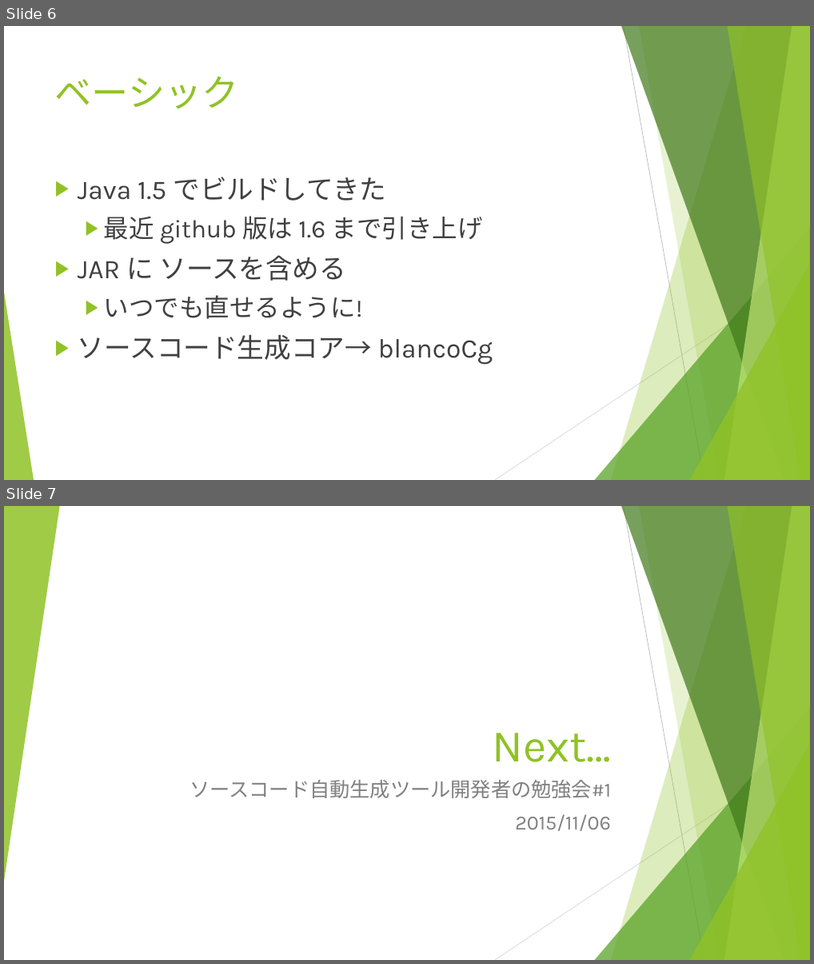
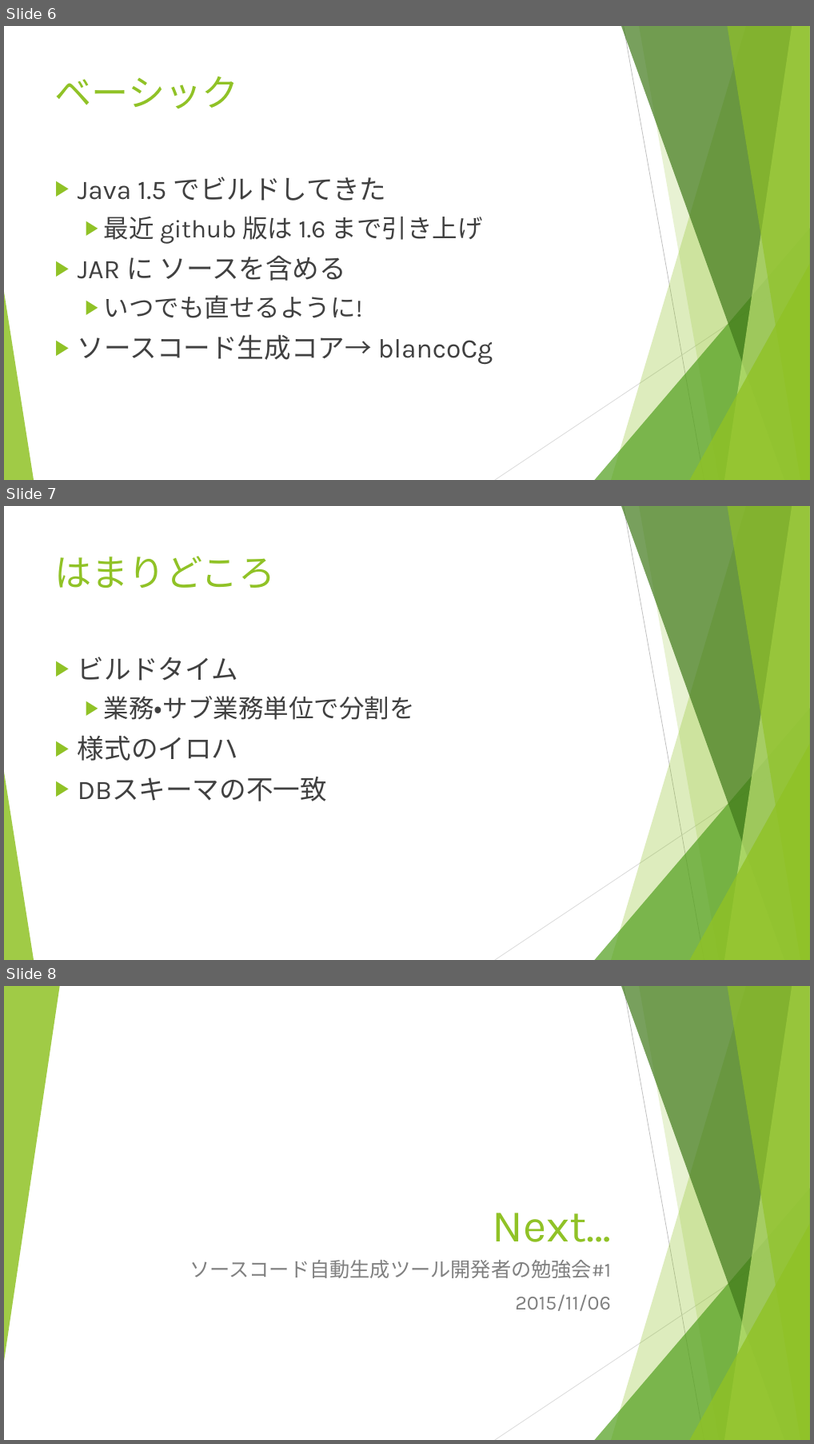
Before and after one commit to igapyon/docs, a slide deck: ppt/codegendev-blancofw.pptx. Shown one above the other, each under a label of ours: slides 6 and 7 before the commit, slides 6, 7 and 8 after it. The pictures are 814x964 and 814x1444 pixels, drawn with LibreOffice and Linux fonts; fonts in the diff are those of the drawing. Boxes give left, top, right and bottom in pixels: in the first picture for what was removed or moved away, otherwise in the second. Text is boxed around its words. In the diff, an @@ line names an element or a change of style, - is before the commit and + after.

Commit message:
updated.

```diff
--- a/ppt/codegendev-blancofw.pptx
+++ b/ppt/codegendev-blancofw.pptx
@@ slide 7 added at box(4, 506, 810, 960), background #FFFFFF; not listed: 10 template elements that a slide beside it also shows @@
@@ title added at box(55, 556, 276, 588), 44 pt, text #90C226 @@
+はまりどころ
@@ text added at box(78, 656, 415, 801), 32 pt, text #404040 @@
+▶ ビルドタイム
+  ▶ 業務・サブ業務単位で分割を
+▶ 様式のイロハ
+▶ DBスキーマの不一致
@@ what was slide 7 is now slide 8 @@
```
